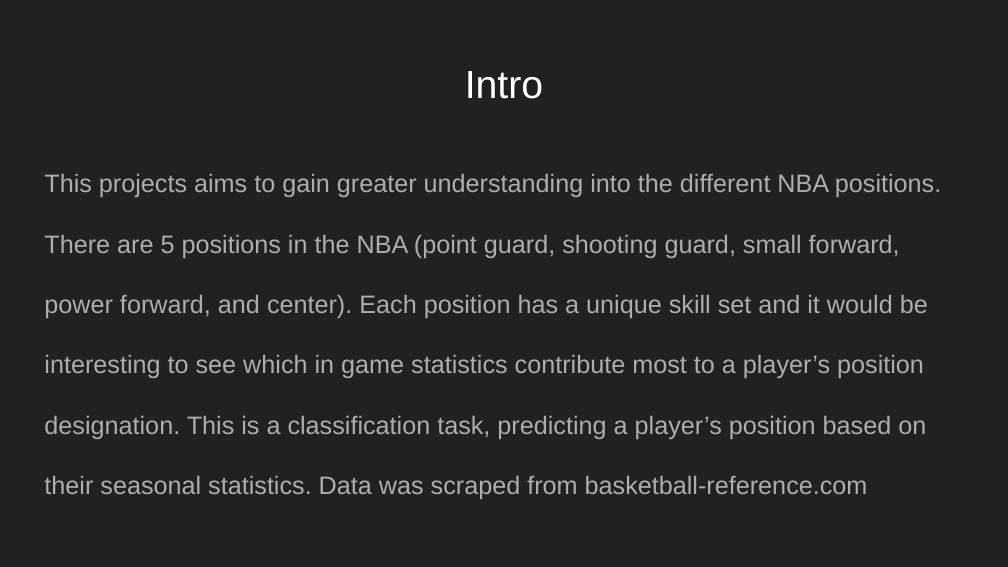
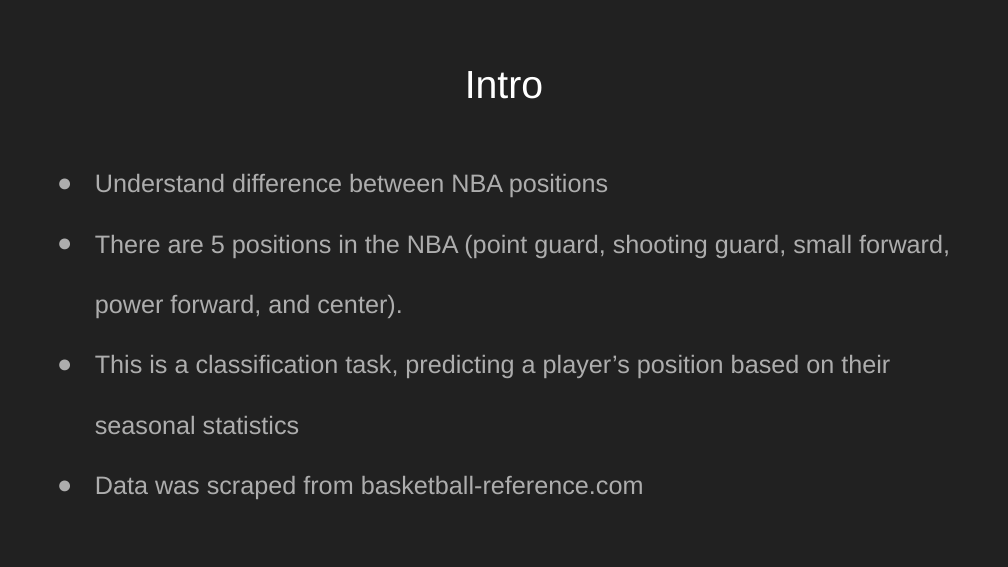
Before and after one commit to jasonk33/nba-player-positions, a slide deck: slide 2 of reports/DATA 1030 Midterm Project Presentation.pptx. Drawn at 1008x567 pixels with LibreOffice and Linux fonts; fonts in the diff are those of the drawing. Boxes give left, top, right and bottom in pixels: in the first picture for what was removed or moved away, otherwise in the second. Text is boxed around its words. In the diff, an @@ line names an element or a change of style, - is before the commit and + after.

```diff
--- a/reports/DATA 1030 Midterm Project Presentation.pptx
+++ b/reports/DATA 1030 Midterm Project Presentation.pptx
@@ text at (95,174,950,499): text changed @@
-This projects aims to gain greater understanding into the different NBA positions. There are 5 positions in the NBA (point guard, shooting guard, small forward, power forward, and center). Each position has a unique skill set and it would be interesting to see which in game statistics contribute most to a player’s position designation. This is a classification task, predicting a player’s position based on their seasonal statistics. Data was scraped from basketball-reference.com
+● Understand difference between NBA positions
+● There are 5 positions in the NBA (point guard, shooting guard, small forward, power forward, and center).
+● This is a classification task, predicting a player’s position based on their seasonal statistics
+● Data was scraped from basketball-reference.com
```
Also in this commit, not shown: 4 slides added, 5 other files.
